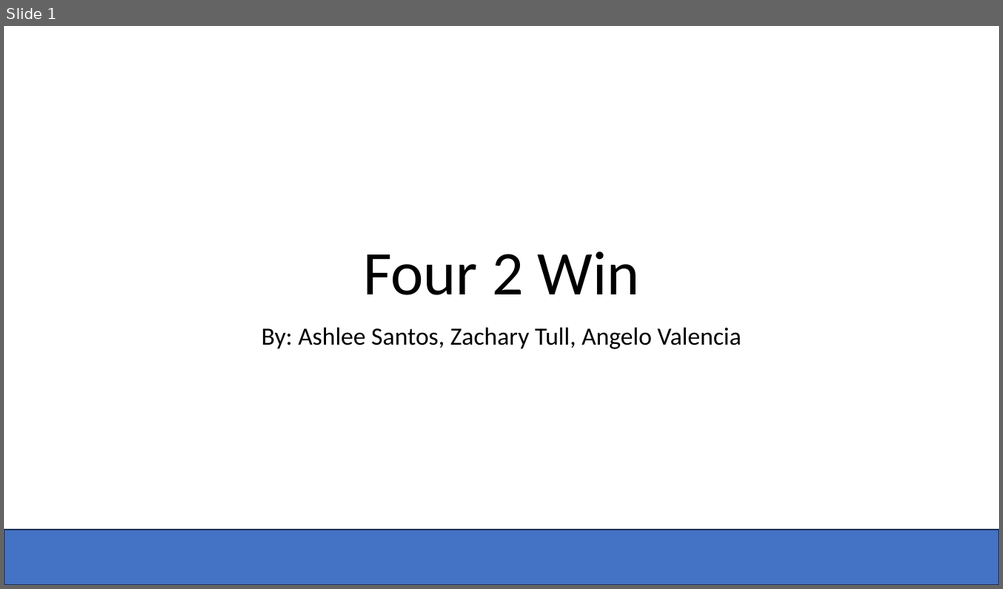
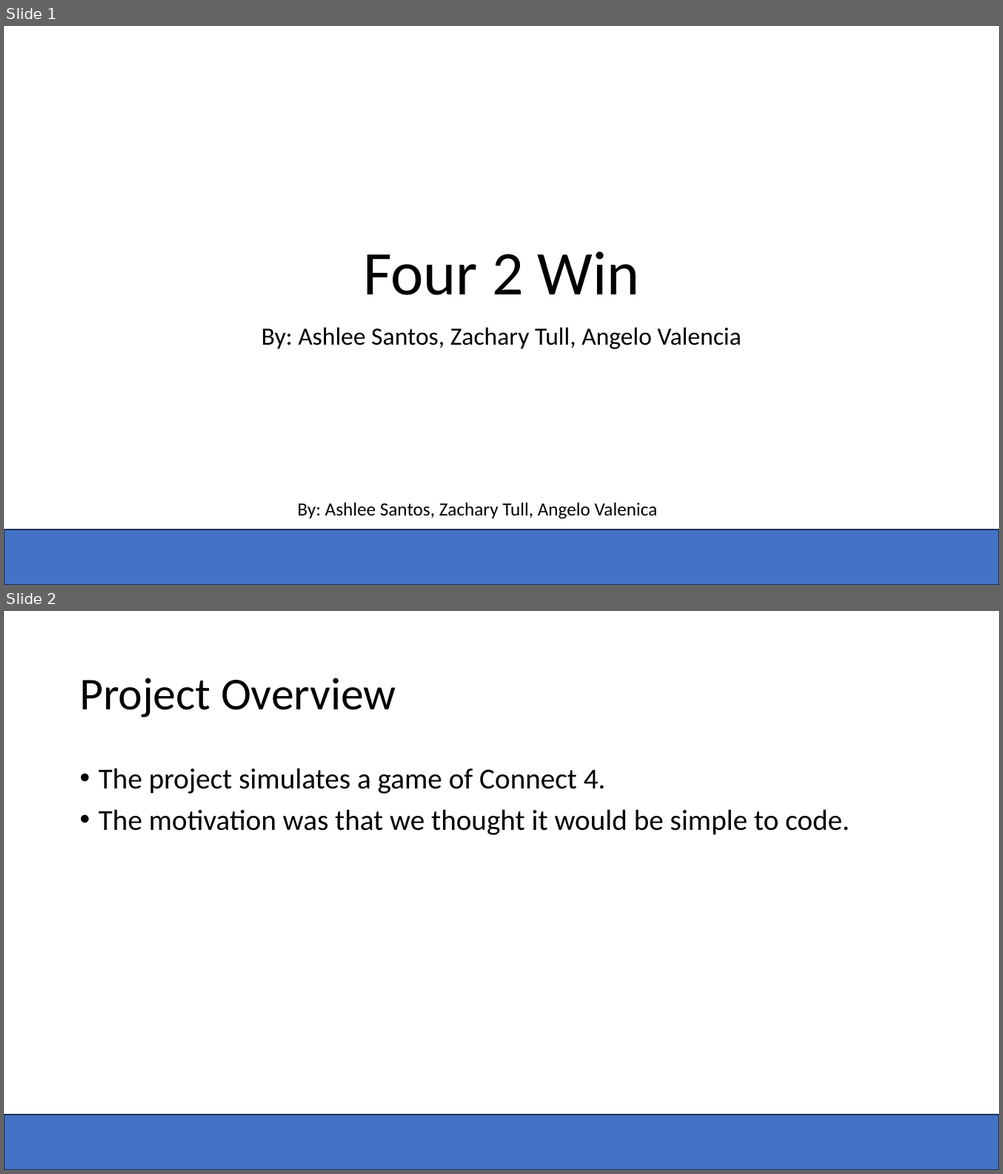
Before and after one commit to Zachadactyl/Connect-4_C, a slide deck: Four 2 Win.pptx. Shown one above the other, each under a label of ours: slide 1 before the commit, slides 1 and 2 after it. The pictures are 1003x589 and 1003x1174 pixels, drawn with LibreOffice and Linux fonts; fonts in the diff are those of the drawing; background and template pictures are left out. Boxes give left, top, right and bottom in pixels: in the first picture for what was removed or moved away, otherwise in the second. Text is boxed around its words. In the diff, an @@ line names an element or a change of style, - is before the commit and + after.

```diff
--- a/Four 2 Win.pptx
+++ b/Four 2 Win.pptx
@@ slide 2 added at [4,611,999,1170], background #FFFFFF; not listed: 1 template element that a slide beside it also shows @@
@@ title added at [79,678,396,718], 44 pt, text #000000 @@
+Project Overview
@@ text added at [99,768,849,835], 28 pt, text #000000 @@
+• The project simulates a game of Connect 4.
+• The motivation was that we thought it would be simple to code.
@@ slide 1 changed as well @@
@@ text added at [297,503,657,520], 18 pt, text #000000 @@
+By: Ashlee Santos, Zachary Tull, Angelo Valenica
```
Also in this commit, not shown: 4 other slides changed, 1 other slide added, 2 slides removed.
